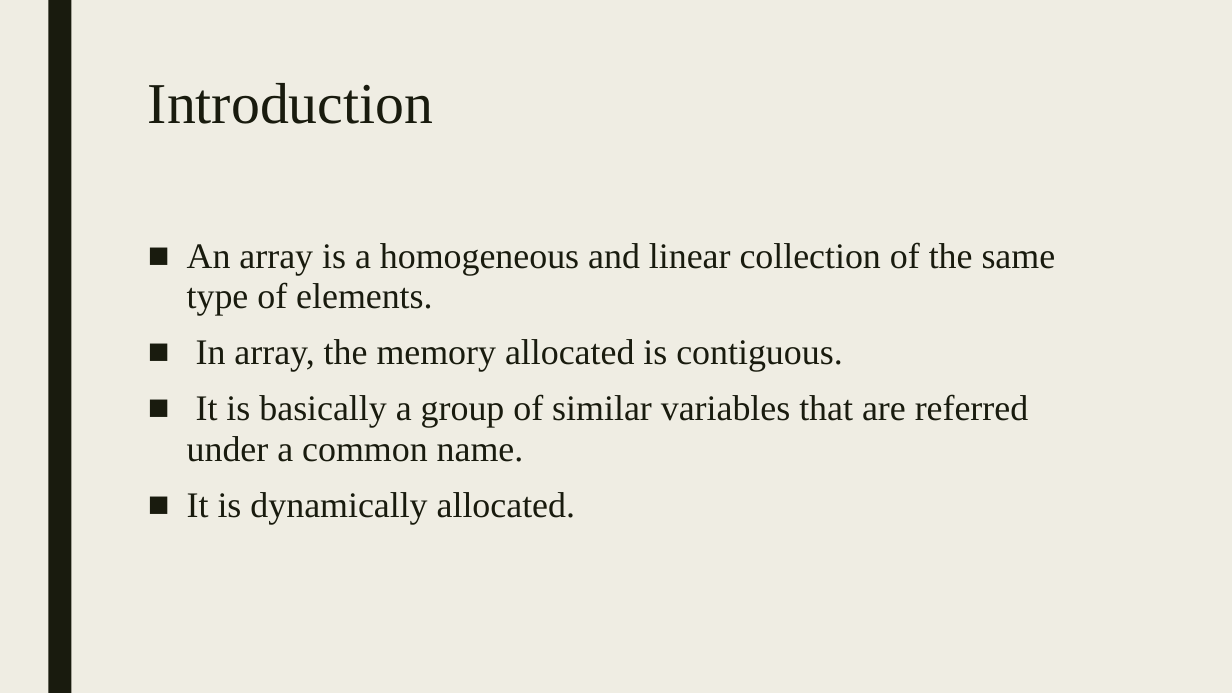
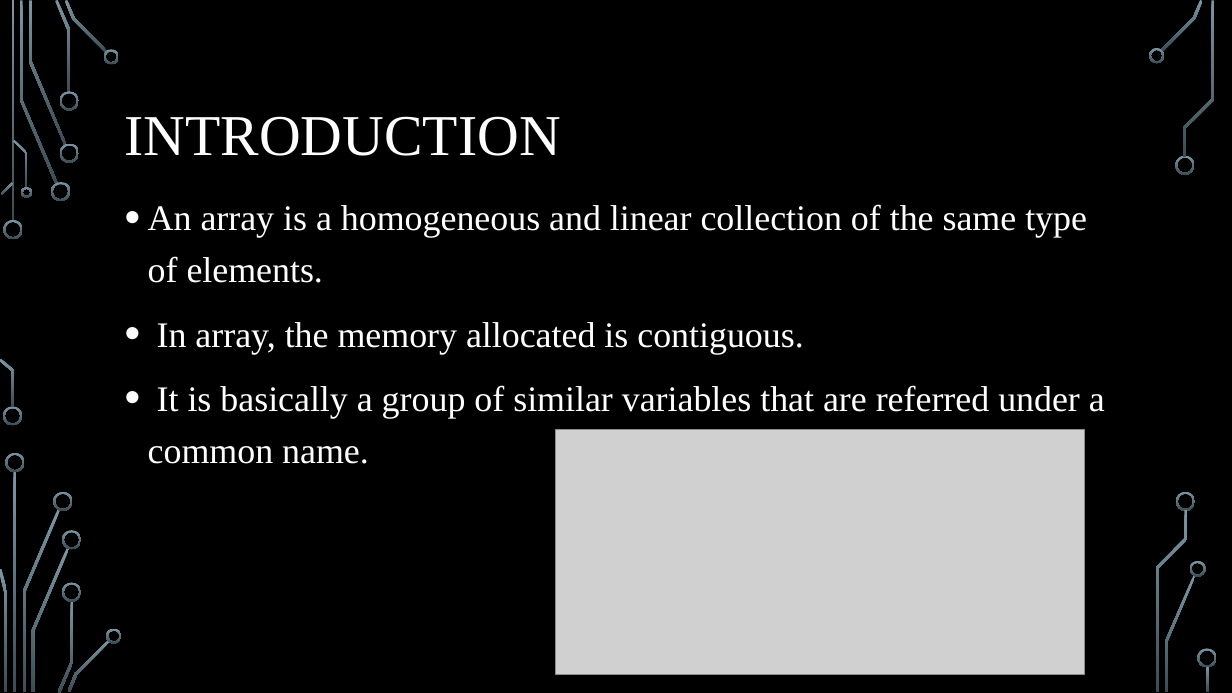
Before and after one commit to Adarsha-1/Group-6, a slide deck: slide 2 of arraysnew.pptx. Drawn at 1232x693 pixels with LibreOffice and Linux fonts; fonts in the diff are those of the drawing; grey boxes stand for pictures; background and template pictures are left out. Boxes give left, top, right and bottom in pixels: in the first picture for what was removed or moved away, otherwise in the second. Text is boxed around its words. In the diff, an @@ line names an element or a change of style, - is before the commit and + after.

```diff
--- a/arraysnew.pptx
+++ b/arraysnew.pptx
@@ background #EFEDE3 to picture (left out) @@
@@ rectangle removed at (48, 0, 71, 693) @@
@@ title "INTRODUCTION" at (125, 116, 561, 156): vertical alignment top to middle @@
@@ title at (125, 116, 561, 156): text changed; text colour #191B0E to #FFFFFF @@
-Introduction
+INTRODUCTION
@@ text "An array is a homogeneous ...": place and size @@
-text "An array is a homogeneous ..." at (187, 242, 1056, 524)
+text "An array is a homogeneous ..." at (148, 204, 1105, 464)
@@ text "An array is a homogeneous ..." at (148, 204, 1105, 464): text colour #191B0E to #FFFFFF; bullet ■ to •; line spacing 0.94 to 1.2; less space between paragraphs @@
@@ picture added at (555, 430, 1085, 675) @@
@@ text at (187, 492, 575, 524): paragraph removed @@
-■ It is dynamically allocated.
@@ group added at (0, 0, 1217, 693): 33 freeform shapes, 3 rectangles @@
```
Also in this commit, not shown: 13 other slides changed, 2 slides removed.
